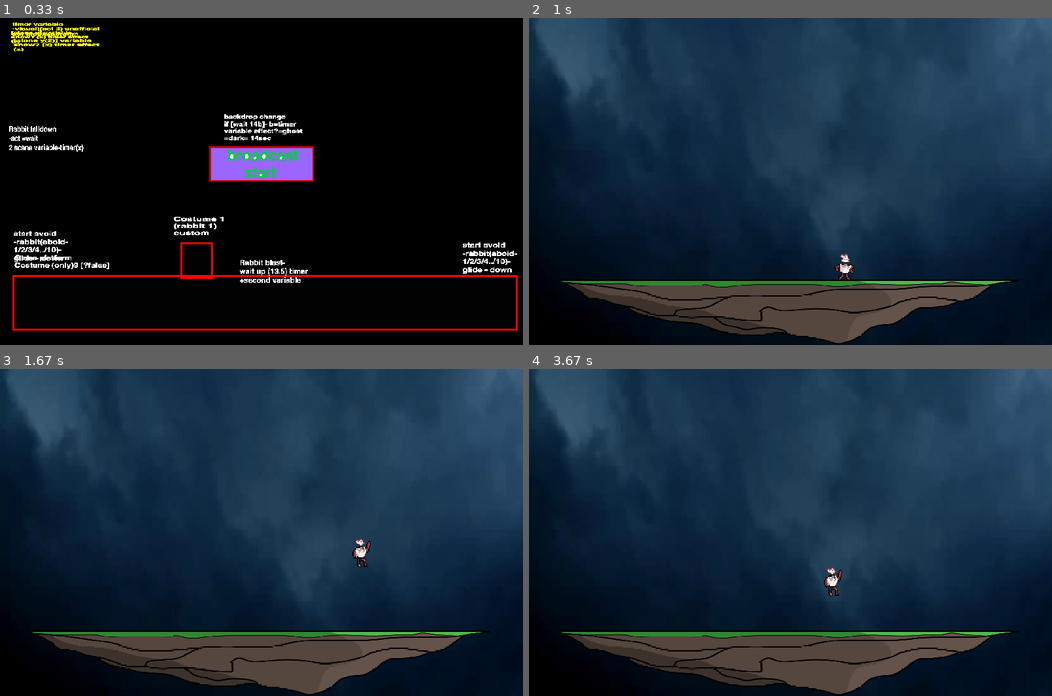
Above: before the commit, frames 1-4 (two rows, left to right).
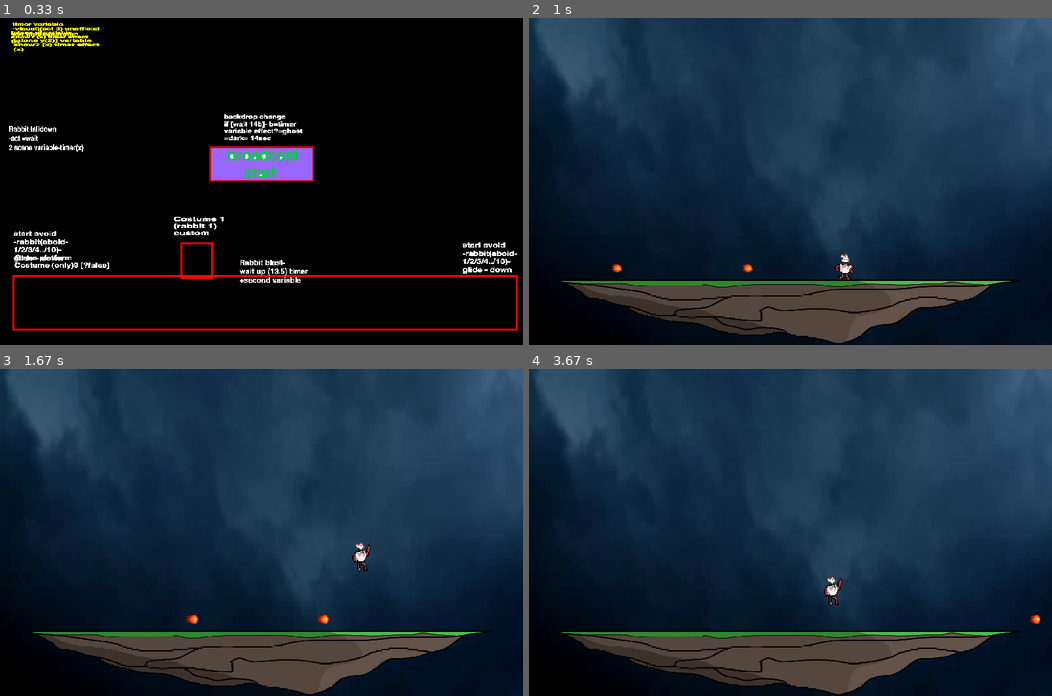
Above: after the commit, the same moments.

Repository: Glowecco/pygame-DodgeTheBeat
Game: pygame game, started from engine.py
Two runs of this game, one before a commit and one after it. Both use one fixed random seed, a clock stepped at 60 frames per second and the inputs below.
Inputs (mouse positions are in pixels of both pictures, inside the frame that each line leads up to):
- Up to frame 1 (0.33 s): no input
- Up to frame 2 (1 s): click (790, 165) at 0.38 s; hold Right from 0.67 s (still down)
- Up to frame 3 (1.67 s): release Right at 1.13 s; hold Up 1.17-1.47 s; hold Right from 1.5 s (still down)
- Up to frame 4 (3.67 s): release Right at 1.97 s; hold Left 2-2.53 s; hold Left 2.57-2.97 s; hold Up 3-3.37 s; hold Right from 3.4 s (still down)

Frame 1 is identical in both runs. In frame 2, less than 0.1% of the frame differs, in the area x 15-43%, y 75-78%; in frame 3, 0.3%, in the area x 35-71%, y 51-78%; in frame 4, 0.3%.

Commit message:
added collision detection and ready for game building

Diff:
--- /dev/null
+++ b/Class_obstacles.py
@@ -0,0 +1,60 @@
+import pygame
+
+class Obstacle(pygame.sprite.Sprite):
+    def __init__(self):
+        super().__init__()
+
+        #variable
+        self.obstacleCostume_Index = 0
+        self.animationSpeed = 0.3
+
+        #setup images
+        self.image_fireball_1 = pygame.image.load('fires/Fireball_1.png').convert_alpha()
+        self.image_fireball_1 = pygame.transform.scale(self.image_fireball_1, (52,32))
+
+        #setup multiple rects(share 'image_fireball_1' image)
+        self.rect_fireball_1 = self.image_fireball_1.get_rect(midbottom = (0,400))
+        self.rect_fireball_2 = self.image_fireball_1.get_rect(midbottom = (200,400))
+
+        #load animation cuts
+        self.fireball = []
+        for i in range(1, 9):
+            self.filename = 'fires/Fireball_' + str(i) + '.png'
+            self.image_fireball_1 = pygame.image.load(self.filename).convert_alpha()
+            self.fireball.append(self.image_fireball_1)
+
+    def animation(self):
+        self.image_fireball_1 = self.fireball[int(self.obstacleCostume_Index)]
+        self.obstacleCostume_Index += self.animationSpeed
+        if self.obstacleCostume_Index >= 7.6:
+            self.animationSpeed = - 0.3
+        elif self.obstacleCostume_Index < 4.4:
+            self.animationSpeed = 0.1
+
+    def timingObstacles(self, screen, start_time):
+        self.start_time = start_time
+        self.timer = "%.1f" %((pygame.time.get_ticks()-self.start_time)/1000)
+
+
+
+        obstacle_class = Obstacle()
+        fireball = obstacle_class.fireball()
+        screen.blit(fireball[1], (0,0))
+
+    def movement(self):
+        self.rect_fireball_1.x += 4
+        self.rect_fireball_2.x += 4
+
+
+    def drawAll(self, surface):
+        surface.blit(self.image_fireball_1, self.rect_fireball_1)
+        surface.blit(self.image_fireball_1, self.rect_fireball_2)
+
+    def setRect_fireball(self, num):
+        var_name = 'rect_fireball_'+str(num)
+        self.rect = getattr(self, var_name)
+
+    def update(self, screen):
+        self.animation()
+        self.movement()
+        self.drawAll(screen)
--- a/Class_player.py
+++ b/Class_player.py
@@ -1,7 +1,7 @@
 import pygame
 
 class Player(pygame.sprite.Sprite):
-    def __init__(self, stand, jump, run):
+    def __init__(self):
         super().__init__()
 
         #variable
@@ -12,18 +12,29 @@
         self.flipLeft = False
         self.running = False
         self.gravity = -1
-        self.stand = stand
-        self.jump = jump
-        self.run = run
         self.ALIVE = True
 
-        #setup
-        self.startImage = pygame.image.load('playerStand/rabbit -1.png').convert_alpha()
-        self.startImage = pygame.transform.scale(self.startImage, (27, 42))
-        self.image = self.startImage
+        #setup image and rect
+        self.image = pygame.image.load('playerStand/rabbit -1.png').convert_alpha()
+        self.image = pygame.transform.scale(self.image, (27, 42))
         self.rect = self.image.get_rect(midbottom = (400,350))
-        #save value
-        self.animation()
+
+        #load animation cuts
+        self.stand = []
+        self.run = []
+        for i in range(1, 9):
+            filename = f"{'playerStand/rabbit -'}{i}{'.png'}"
+            temp_image = pygame.image.load(filename).convert_alpha()
+            temp_image = pygame.transform.scale(temp_image, (27, 42))
+            self.stand.append(temp_image)
+        self.jump = pygame.image.load('playerJump/rabbit jump -2.png').convert_alpha()
+        self.jump = pygame.transform.scale(self.jump, (28, 45))
+        for i in range(1, 11):
+            filename = f"{'playerRun/rabbit run -'}{i}{'.png'}"
+            temp_image = pygame.image.load(filename).convert_alpha()
+            temp_image = pygame.transform.scale(temp_image, (30, 43.5))
+            self.run.append(temp_image)
+
     def animation(self):
         #stand
         keys = pygame.key.get_pressed()
@@ -54,18 +65,21 @@
             self.playerCostume_Index_2 += self.animationSpeed_2
         #flip image according to left/right
         self.image = pygame.transform.flip(self.image, self.flipLeft, False)
+
     def physicsLogic(self):
         if self.rect.bottom == 400:
             self.rect.y += self.gravity
+
+        if 420 > self.rect.bottom >= 400 and 740>self.rect.x>33:
+            self.rect.bottom = 400
+            self.gravity = 0
         else:
             self.gravity += 0.4
             self.rect.y += self.gravity
 
-        if 420 > self.rect.bottom >= 400 and 740>self.rect.x>33:
-            self.rect.bottom = 400
-
         if self.rect.bottom >600:
             self.ALIVE = False
+
     def movements(self):
         keys = pygame.key.get_pressed()
         #jump
@@ -82,7 +96,8 @@
             self.running = True
         else:
             self.running = False
+
     def update(self):
+        self.movements()
         self.physicsLogic()
-        self.movements()
         self.animation()
--- a/engine.py
+++ b/engine.py
@@ -1,8 +1,8 @@
 import pygame
+from sys import exit
 from Class_player import Player
 from menu import startMenu
 from game import level1
-from sys import exit
 
 #window setup
 pygame.init()
--- a/game.py
+++ b/game.py
@@ -1,16 +1,20 @@
 import pygame
 from Class_player import Player
+from Class_obstacles import Obstacle
 from sys import exit
+
+timer_term = 0
+official_timer = 0
 
 def level1(screen, clock):
     # setup
     pygame.init()
+    Alive = True
 
     #constants
-    bgm1 = pygame.mixer.Sound('bgm.mp3')
+    bgm1 = pygame.mixer.Sound('mp3/bgm.mp3')
     bgm1.set_volume(0.4)
-
-    Alive = True
+    start_time = pygame.time.get_ticks()
 
     #background surfaces
     background = pygame.image.load('bgi/sky.png').convert()
@@ -18,27 +22,16 @@
     platform = pygame.image.load('bgi/ground.png').convert_alpha()
     platform = pygame.transform.scale(platform, (700, 100))
 
-    #download player images
-    file_extensions = '.png'
-    stand_images = []
-    run_images = []
-    for i in range(1, 9):
-        filename = f"{'playerStand/rabbit -'}{i}{file_extensions}"
-        image = pygame.image.load(filename).convert_alpha()
-        image = pygame.transform.scale(image, (27, 42))
-        stand_images.append(image)
-    jump_image = pygame.image.load('playerJump/rabbit jump -2.png').convert_alpha()
-    jump_image = pygame.transform.scale(jump_image, (28, 45))
-    for i in range(1, 11):
-        filename = f"{'playerRun/rabbit run -'}{i}{file_extensions}"
-        image = pygame.image.load(filename).convert_alpha()
-        image = pygame.transform.scale(image, (30, 43.5))
-        run_images.append(image)
+    #setup Player class
+    player = pygame.sprite.GroupSingle()
+    player.add(Player())
+    player_sprite = player.sprite
 
-    #save Player class to >> player
-    player = pygame.sprite.GroupSingle()
-    player.add(Player(stand_images, jump_image, run_images))
-    player_sprite = player.sprite
+    #setup Obstacle class
+    obstacles = pygame.sprite.Group()
+    obstacles.add(Obstacle())
+    obstacles_sprite = obstacles.sprites()[0]
+
     #main loop
     bgm1.play()
     while Alive:
@@ -47,13 +40,25 @@
             if event.type == pygame.QUIT:
                 pygame.quit()
                 exit()
-        #update and draw
+
+        #draw background
         screen.blit(background, (0,0))
         screen.blit(platform, (50,400))
+
+        #update and draw obstacles
+        obstacles.update(screen)
+        #update and draw player
         player.update()
         player.draw(screen)
         pygame.display.update()
+
+        #Collsion (Gameover)
         Alive = player_sprite.ALIVE
+        for i in range(1,3):
+            obstacles_sprite.setRect_fireball(i)
+            collision = pygame.sprite.spritecollide(player_sprite, obstacles, False)
+            if collision:
+                print('collided!'+str(i))
 
         #fps
         clock.tick(60)
Binary file removed: fires/AOE.gif
Binary file removed: fires/Fireball.gif
Binary file added: fires/Fireball_1.png
Binary file added: fires/Fireball_2.png
Binary file added: fires/Fireball_3.png
Binary file added: fires/Fireball_4.png
Binary file added: fires/Fireball_5.png
Binary file added: fires/Fireball_6.png
Binary file added: fires/Fireball_7.png
Binary file added: fires/Fireball_8.png
Binary file removed: fires/Flame_A.gif
Binary file removed: fires/Flame_B.gif
(and 10 more such lines)
